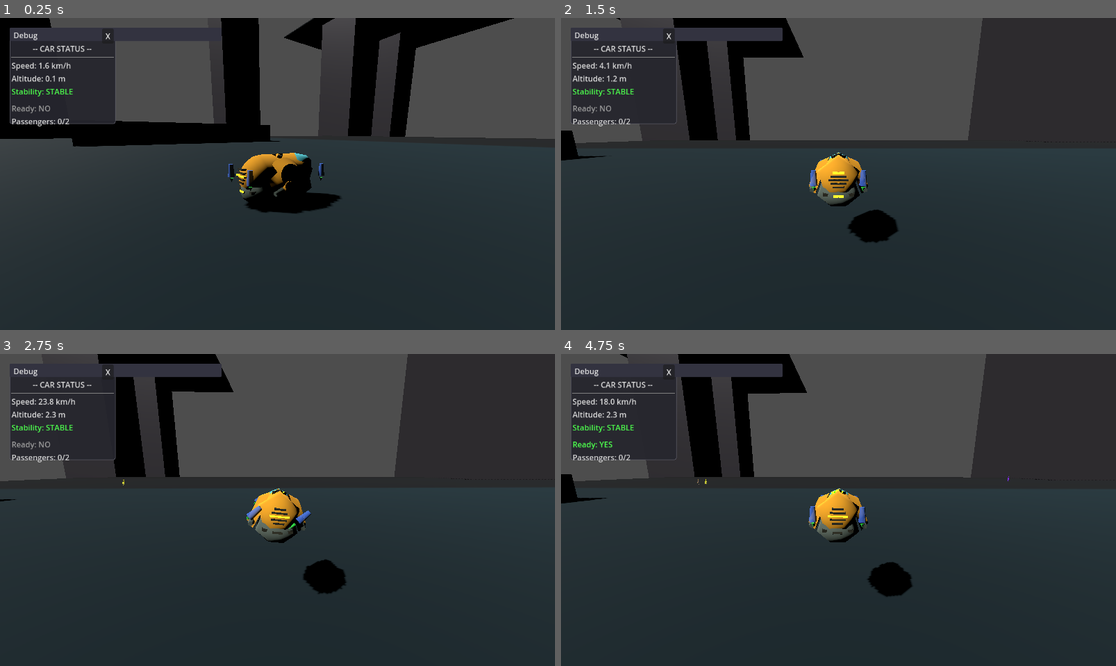
Above: before the commit, frames 1-4 (two rows, left to right).
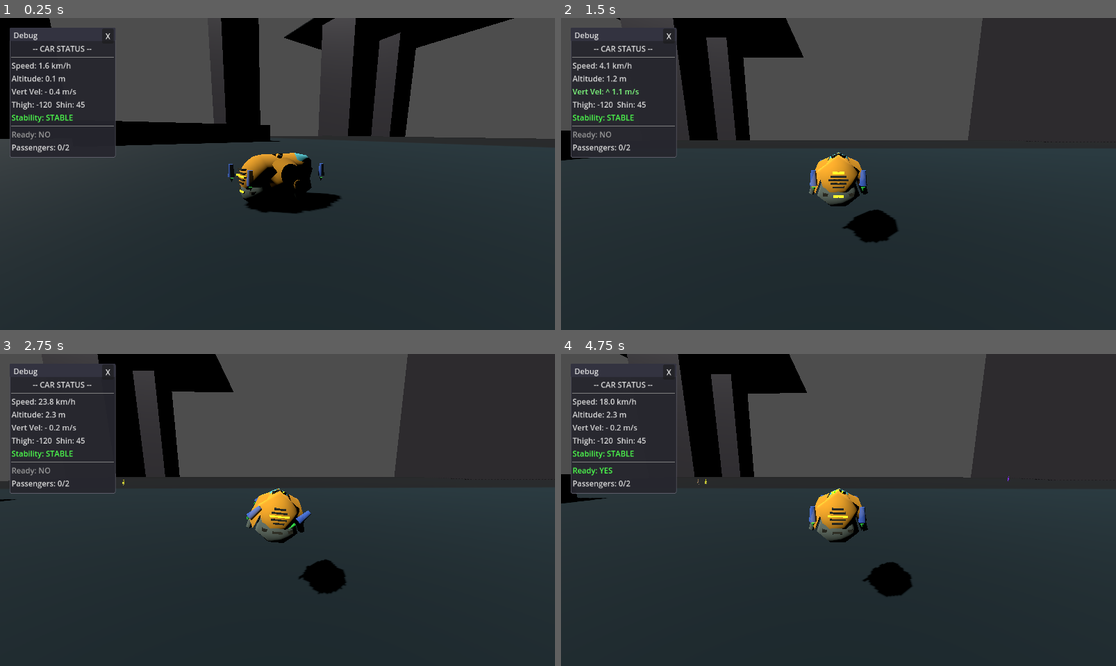
Above: after the commit, the same moments.

Repository: TaxiService/fcar
Game: Godot game, scene res://main.tscn
Same seed, same stepped clock (60 frames per second), same inputs: the game is played once before the commit and once after it. The engine's default icon, where the game draws it, is replaced by a stand-in: a white triangle on a blue panel in a dark square.
Inputs (mouse positions are in pixels of both pictures, inside the frame that each line leads up to):
- Up to frame 1 (0.25 s): no input
- Up to frame 2 (1.5 s): drag from (622, 77) to (894, 105) at 0.52 s; drag from (727, 189) to (810, 236) at 1.27 s
- Up to frame 3 (2.75 s): move the mouse to (333, 441) at 2.02 s; hold D (strafe_right) from 2.03 s (still down); tap V (toggle_auto_hover) at 2.1 s
- Up to frame 4 (4.75 s): release D (strafe_right) at 2.75 s; drag from (810, 572) to (672, 463) at 2.77 s; move the mouse to (1005, 556) at 3.52 s; hold A (strafe_left) 3.53-4.25 s; tap T (toggle_ready_for_fares) at 3.6 s; tap Space (jump) at 3.77 s; drag from (672, 463) to (755, 432) at 4.27 s

The runs differ from the first frame. In frame 1, 2.8% of the frame differs, in the area x 1-54%, y 3-58%; in frame 2, 2.3%; in frame 3, 2.1%; in frame 4, 2.5%.

Commit message:
debug window fixes 1

Diff:
--- a/main.tscn
+++ b/main.tscn
@@ -141,6 +141,7 @@
 heightlock_thrust = 5.0
 roll_differential = 0.5
 yaw_acceleration = 1.8
+booster_default_thigh_angle = -119.75
 debug_thrusters = true
 
 [node name="UIController" type="Node" parent="FCar"]
--- a/ui/DebugWindow.gd
+++ b/ui/DebugWindow.gd
@@ -11,6 +11,8 @@
 # Labels
 var speed_label: Label
 var altitude_label: Label
+var vertical_vel_label: Label
+var booster_angles_label: Label
 var passengers_label: Label
 var ready_label: Label
 var stability_label: Label
@@ -46,6 +48,16 @@
 	altitude_label = Label.new()
 	altitude_label.text = "Altitude: ---"
 	vbox.add_child(altitude_label)
+
+	# Vertical velocity
+	vertical_vel_label = Label.new()
+	vertical_vel_label.text = "Vert Vel: ---"
+	vbox.add_child(vertical_vel_label)
+
+	# Booster angles
+	booster_angles_label = Label.new()
+	booster_angles_label.text = "Boosters: ---"
+	vbox.add_child(booster_angles_label)
 
 	# Stability
 	stability_label = Label.new()
@@ -95,6 +107,26 @@
 	# Update altitude
 	altitude_label.text = "Altitude: %.1f m" % car_ref.global_position.y
 
+	# Update vertical velocity
+	if "linear_velocity" in car_ref:
+		var vert_vel = car_ref.linear_velocity.y
+		var direction = "^" if vert_vel > 0.5 else ("v" if vert_vel < -0.5 else "-")
+		vertical_vel_label.text = "Vert Vel: %s %.1f m/s" % [direction, vert_vel]
+		# Color based on direction
+		if vert_vel > 0.5:
+			vertical_vel_label.add_theme_color_override("font_color", Color(0.5, 1.0, 0.5))
+		elif vert_vel < -0.5:
+			vertical_vel_label.add_theme_color_override("font_color", Color(1.0, 0.6, 0.4))
+		else:
+			vertical_vel_label.add_theme_color_override("font_color", Color(0.85, 0.85, 0.85))
+
+	# Update booster angles
+	if "booster_system" in car_ref and car_ref.booster_system:
+		var bs = car_ref.booster_system
+		booster_angles_label.text = "Thigh: %.0f  Shin: %.0f" % [bs.thigh_angle_left, bs.shin_angle_left]
+	else:
+		booster_angles_label.text = "Boosters: N/A"
+
 	# Update stability
 	if "is_stable" in car_ref:
 		var stable = car_ref.is_stable
--- a/ui/UIController.gd
+++ b/ui/UIController.gd
@@ -72,9 +72,9 @@
 		"Debug",
 		content,
 		Vector2(20, 20),
-		Vector2(220, 200)
+		Vector2(220, 270)
 	)
-	window.min_size = Vector2(180, 150)
+	window.min_size = Vector2(180, 260)
 	return window
 
 
--- a/ui/UIWindow.gd
+++ b/ui/UIWindow.gd
@@ -48,12 +48,16 @@
 	# Ensure we can receive input
 	mouse_filter = Control.MOUSE_FILTER_STOP
 
+	# Force layout update now and after a frame (ensures correct sizing)
+	_update_layout()
+	call_deferred("_update_layout")
+
 
 func _build_window_structure():
-	# Title bar
+	# Title bar (manually positioned, no anchors to avoid conflicts)
 	title_bar = Panel.new()
 	title_bar.name = "TitleBar"
-	title_bar.set_anchors_preset(Control.PRESET_TOP_WIDE)
+	title_bar.position = Vector2.ZERO
 	title_bar.custom_minimum_size = Vector2(0, TITLE_BAR_HEIGHT)
 	title_bar.size = Vector2(size.x, TITLE_BAR_HEIGHT)
 	# Pass mouse events through to the window for drag handling
